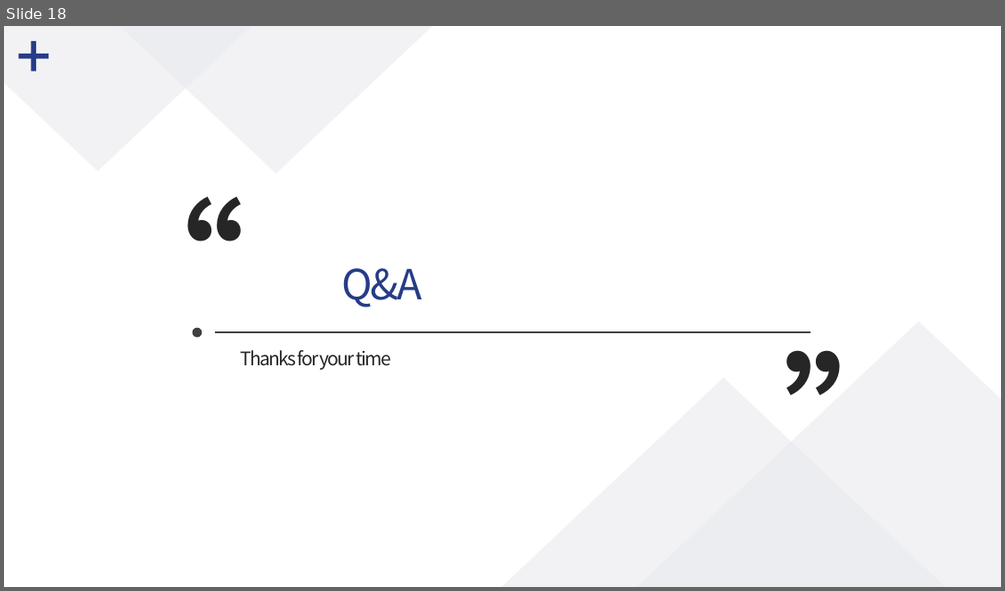
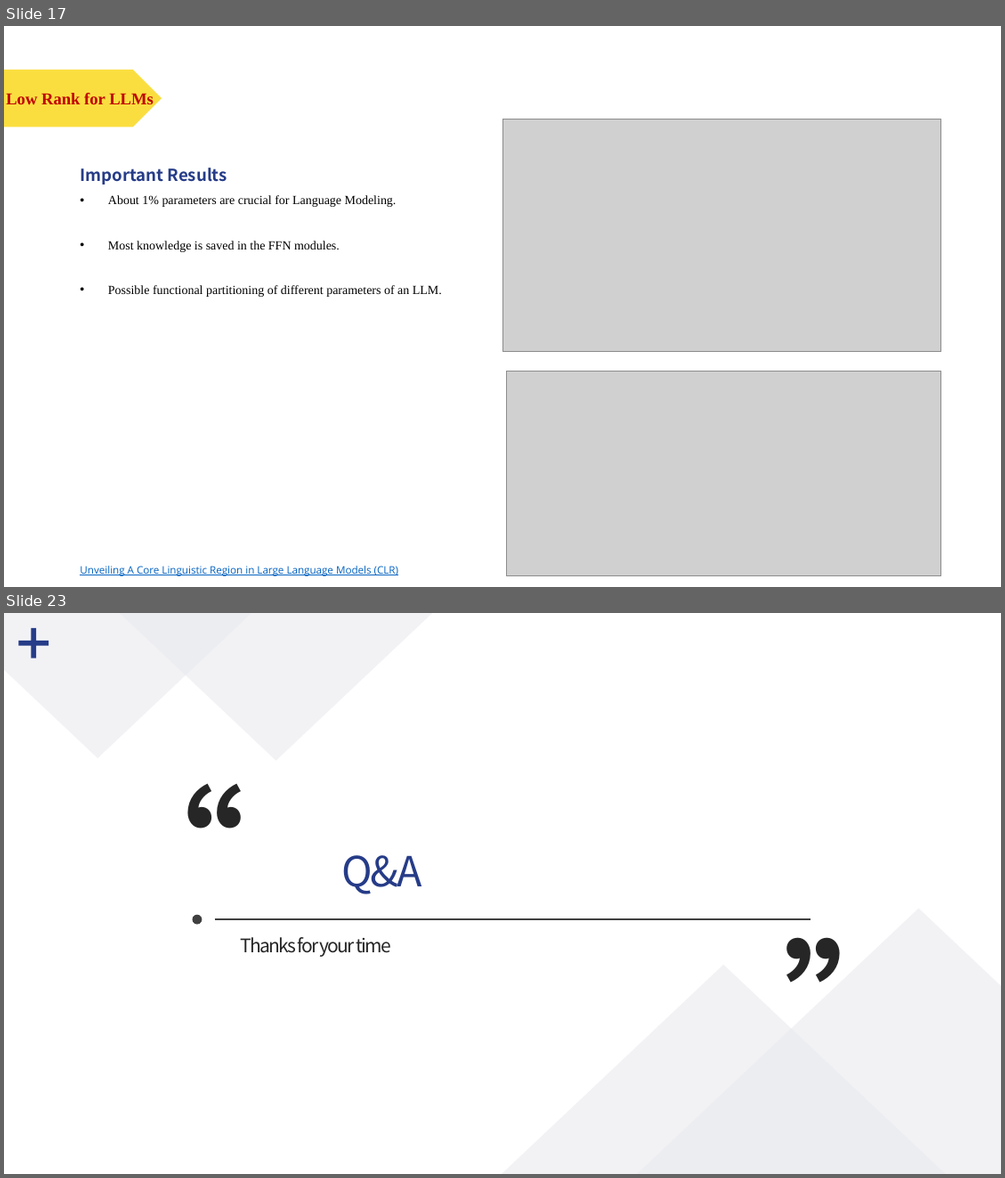
Before and after one commit to polarispw/MSBD5014-IP, a slide deck: docs/Matrix Factorization & LLM Compression.pptx. Shown one above the other, each under a label of ours: slide 18 before the commit, slides 17 and 23 after it; the slides between them are not shown. The pictures are 1005x591 and 1005x1178 pixels, drawn with LibreOffice and Linux fonts; fonts in the diff are those of the drawing; grey boxes stand for pictures. Boxes give left, top, right and bottom in pixels: in the first picture for what was removed or moved away, otherwise in the second. Text is boxed around its words. In the diff, an @@ line names an element or a change of style, - is before the commit and + after.

```diff
--- a/docs/Matrix Factorization & LLM Compression.pptx
+++ b/docs/Matrix Factorization & LLM Compression.pptx
@@ slide 17 added at <box>4,26,1001,587</box>, background #FFFFFF @@
@@ pentagon arrow added at <box>4,70,162,127</box>, fill #FADE40 @@
@@ text added at <box>6,93,154,109</box>, 16 pt, text #C00000, bold @@
+Low Rank for LLMs
@@ picture added at <box>502,119,942,351</box> @@
@@ text added at <box>80,168,442,297</box>, 12 pt, text #000000 @@
+Important Results
+• About 1% parameters are crucial for Language Modeling.
+• Most knowledge is saved in the FFN modules.
+• Possible functional partitioning of different parameters of an LLM.
@@ picture added at <box>507,371,942,576</box> @@
@@ text added at <box>80,565,398,576</box>, 10 pt, text #0563C1, underline @@
+Unveiling A Core Linguistic Region in Large Language Models (CLR)
@@ what was slide 18 is now slide 23 @@
```
Also in this commit, not shown: 3 slides changed, 7 other slides added, 3 slides removed, 47 other files.
